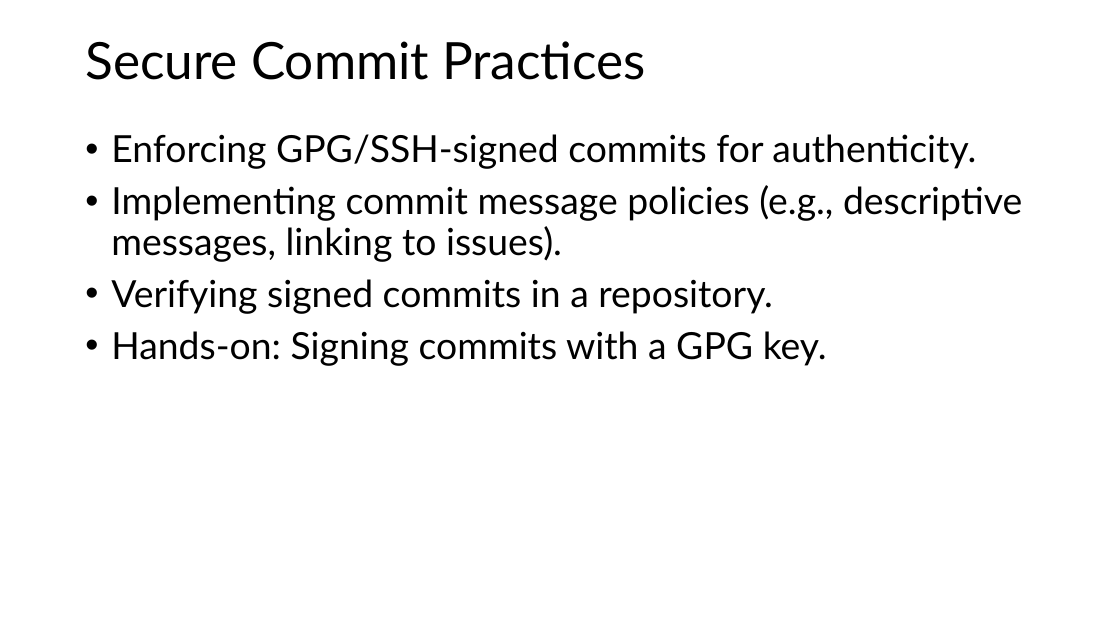
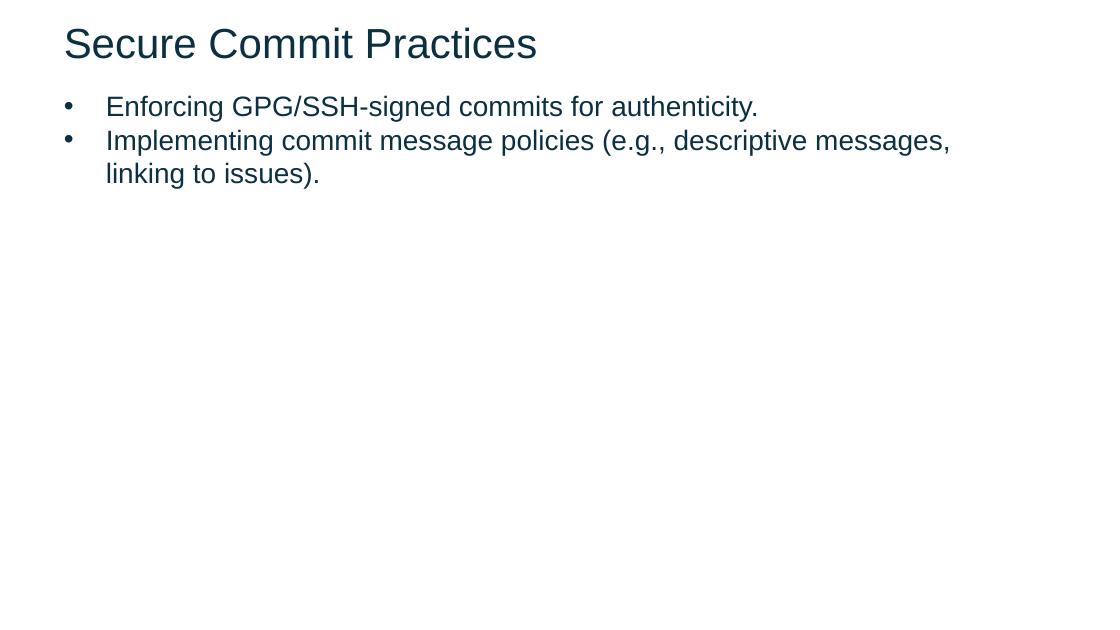
Before and after one commit to FSCJ-FacultyDev/SWC-Columbus-2025, a slide deck: slide 18 of Slides-Day1.pptx (slide 15 before the commit). Drawn at 1120x630 pixels with LibreOffice and Linux fonts; fonts in the diff are those of the drawing; background and template pictures are left out. Boxes give left, top, right and bottom in pixels: in the first picture for what was removed or moved away, otherwise in the second. Text is boxed around its words. In the diff, an @@ line names an element or a change of style, - is before the commit and + after.

```diff
--- a/Slides-Day1.pptx
+++ b/Slides-Day1.pptx
@@ text "Secure Commit Practices": place and size @@
-text "Secure Commit Practices" at box(85, 41, 646, 80)
+text "Secure Commit Practices" at box(64, 27, 538, 59)
@@ text "Secure Commit Practices" at box(64, 27, 538, 59): size 44 to 36 pt, font Lato to Arial, text colour #000000 to #0B3041; line spacing 0.9 to 1; vertical alignment middle to top @@
@@ text added at box(106, 95, 950, 188), 24 pt, text #0B3041 @@
+• Enforcing GPG/SSH-signed commits for authenticity.
+• Implementing commit message policies (e.g., descriptive messages, linking to issues).
@@ text removed at box(111, 134, 1022, 366) @@
-• Enforcing GPG/SSH-signed commits for authenticity.
-• Implementing commit message policies (e.g., descriptive messages, linking to issues).
-• Verifying signed commits in a repository.
-• Hands-on: Signing commits with a GPG key.
```
Also in this commit, not shown: 25 other slides changed, 9 slides added, 6 slides removed, 6 other files.
